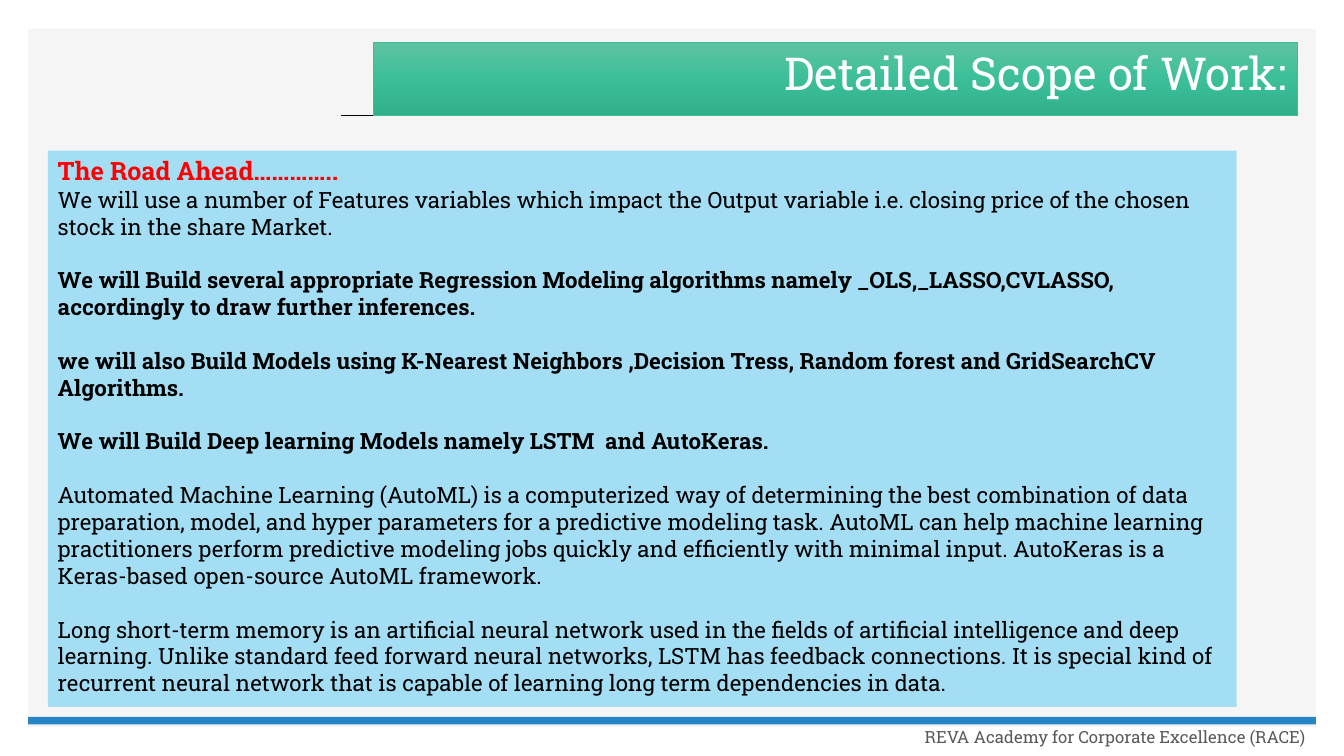
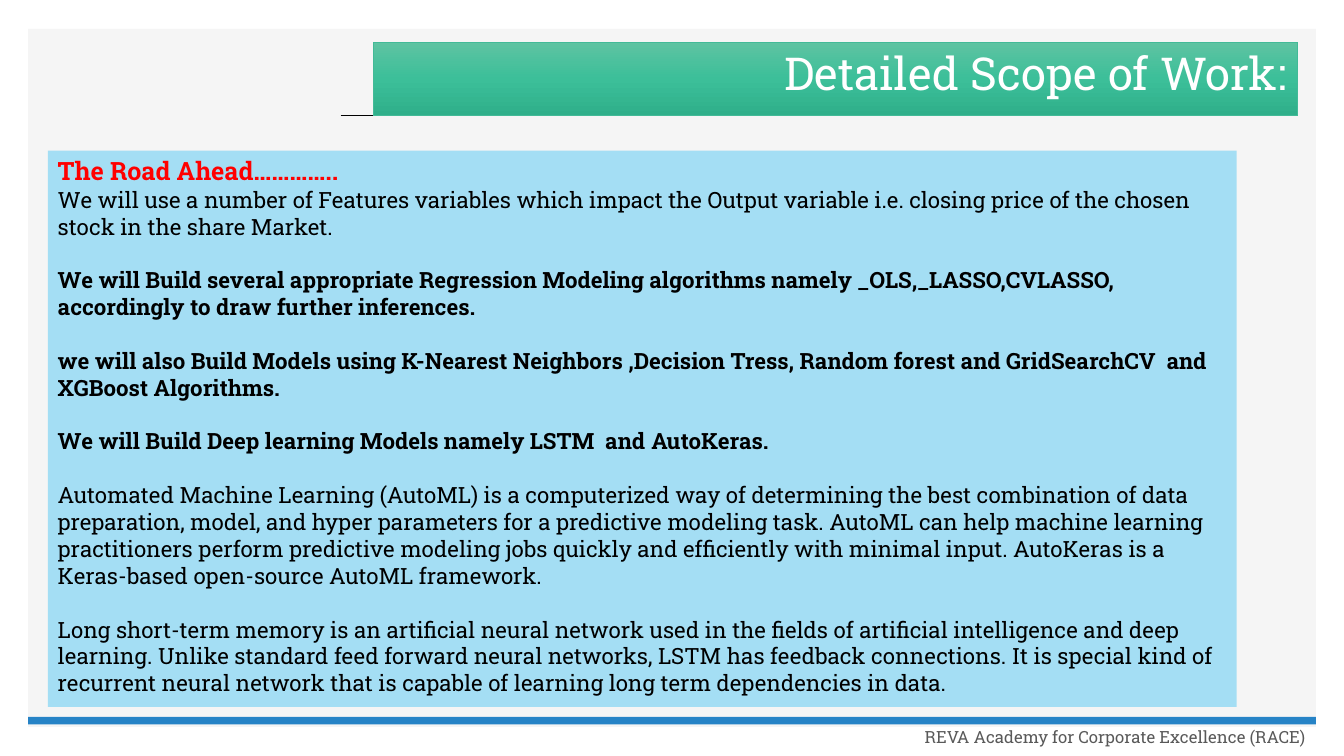
Before and after one commit to Embedded-org/ACCOMPLISHMENTS, a slide deck: slide 18 of RACE CAPSTONE PROJECT1/MBA_THIRD TRIMESTER_Capstone Project Abstract.pptx. Drawn at 1344x756 pixels with LibreOffice and Linux fonts; fonts in the diff are those of the drawing; background and template pictures are left out. Boxes give left, top, right and bottom in pixels: in the first picture for what was removed or moved away, otherwise in the second. Text is boxed around its words. In the diff, an @@ line names an element or a change of style, - is before the commit and + after.

```diff
--- a/RACE CAPSTONE PROJECT1/MBA_THIRD TRIMESTER_Capstone Project Abstract.pptx
+++ b/RACE CAPSTONE PROJECT1/MBA_THIRD TRIMESTER_Capstone Project Abstract.pptx
@@ text in rectangle at [58, 351, 1207, 401]: text changed @@
-we will also Build Models using K-Nearest Neighbors ,Decision Tress, Random forest and GridSearchCV Algorithms.
+we will also Build Models using K-Nearest Neighbors ,Decision Tress, Random forest and GridSearchCV and XGBoost Algorithms.
```
Also in this commit, not shown: 1 other slide changed, 5 other files.
